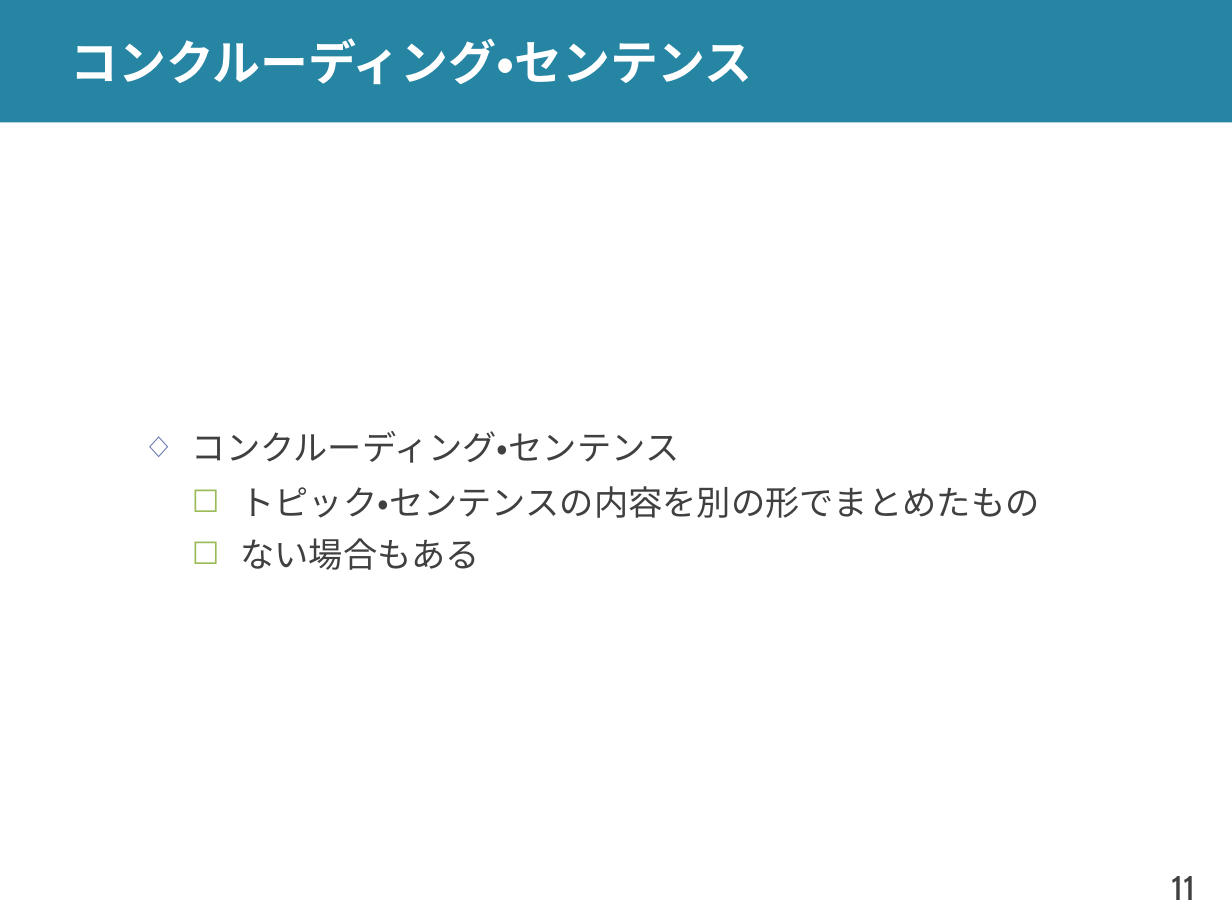
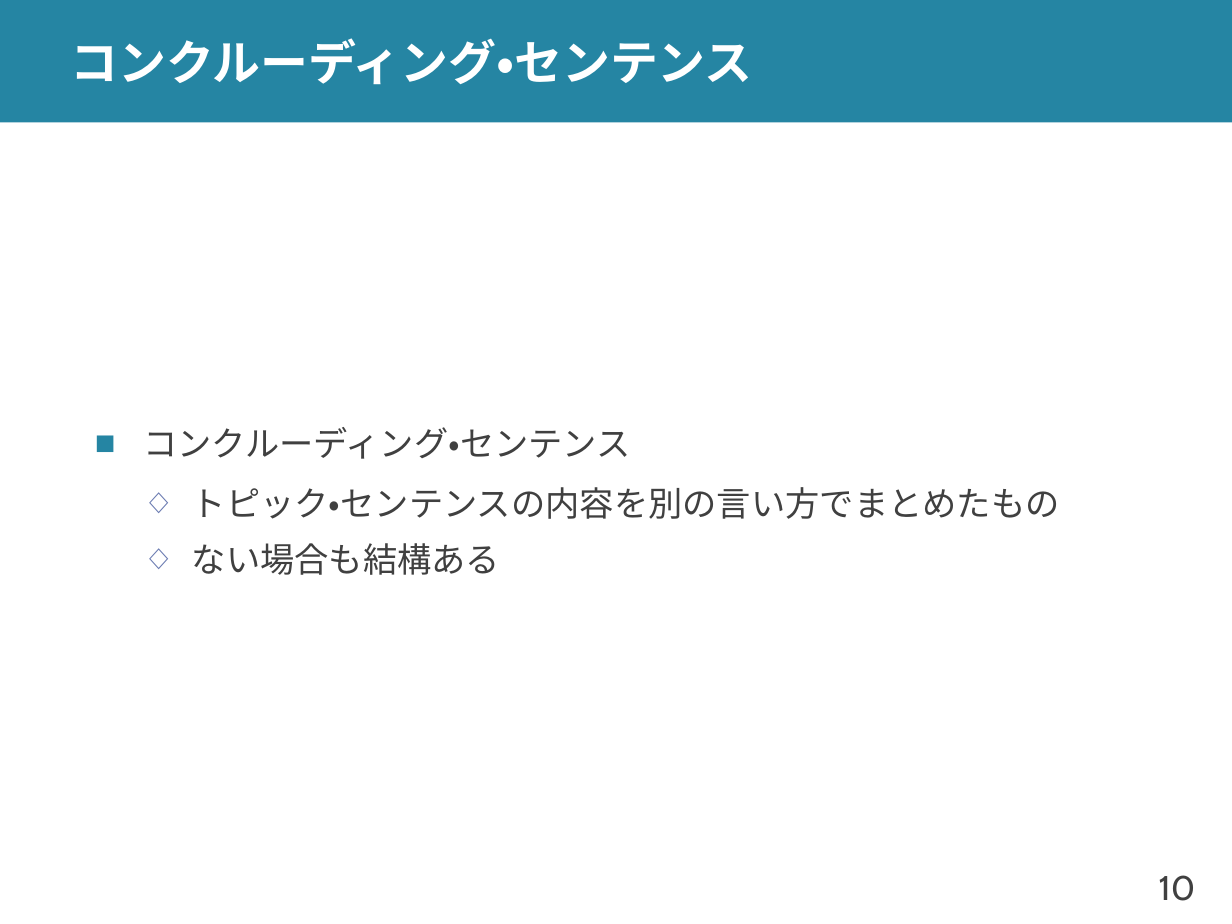
Before and after one commit to shioya-lab/how-to, a slide deck: slide 10 of writing.pptx (slide 11 before the commit). Drawn at 1232x924 pixels with LibreOffice and Linux fonts; fonts in the diff are those of the drawing. Boxes give left, top, right and bottom in pixels: in the first picture for what was removed or moved away, otherwise in the second. Text is boxed around its words. In the diff, an @@ line names an element or a change of style, - is before the commit and + after.

```diff
--- a/writing.pptx
+++ b/writing.pptx
@@ text at [143, 427, 631, 459]: bullet ◇ to ■; list level 2 to 1 in "コンクルーディング・センテンス"; bullet colour #6879B0 to #2585A3 @@
@@ text at [192, 487, 1060, 575]: text changed @@
-    ☐ トピック・センテンスの内容を別の形でまとめたもの
-    ☐ ない場合もある
+  ◇ トピック・センテンスの内容を別の言い方でまとめたもの
+  ◇ ない場合も結構ある
@@ page number at [1159, 875, 1196, 901]: text changed @@
-11
+10
```
Also in this commit, not shown: 7 other slides changed, 6 slides added, 1 slide removed.
